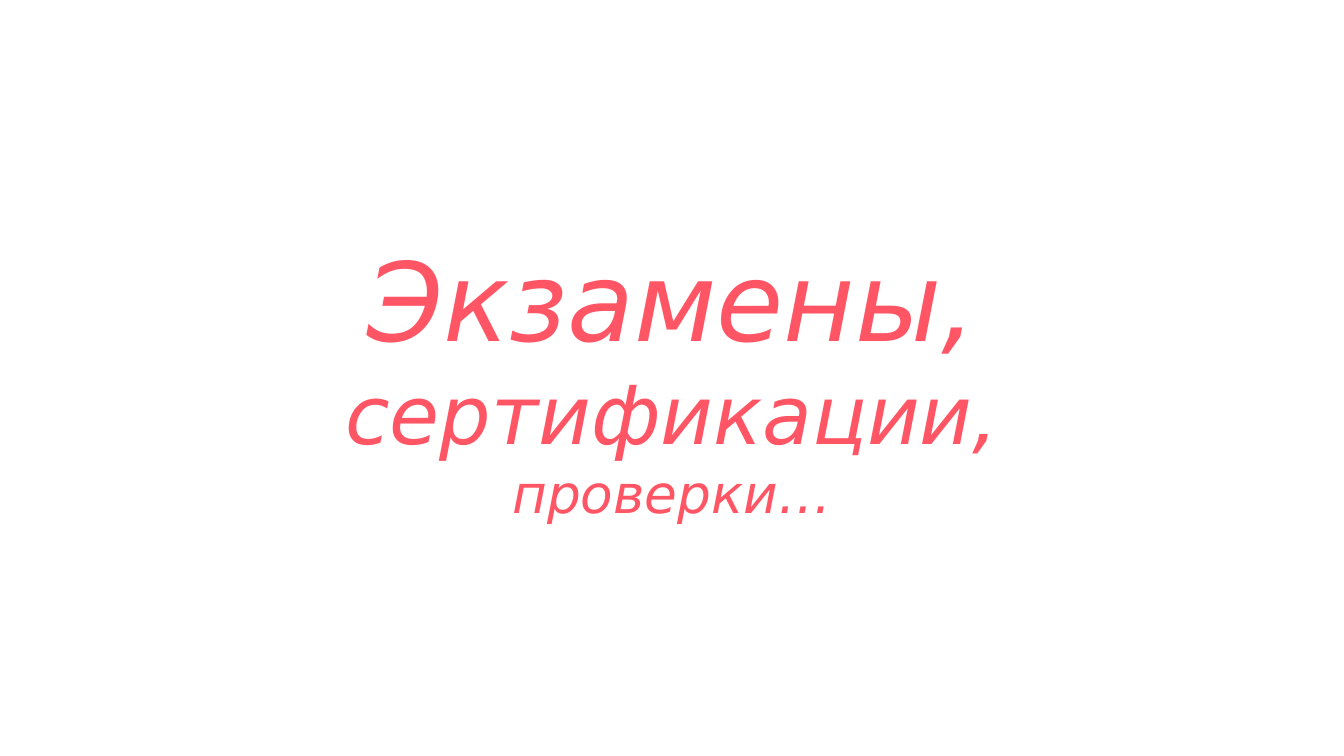
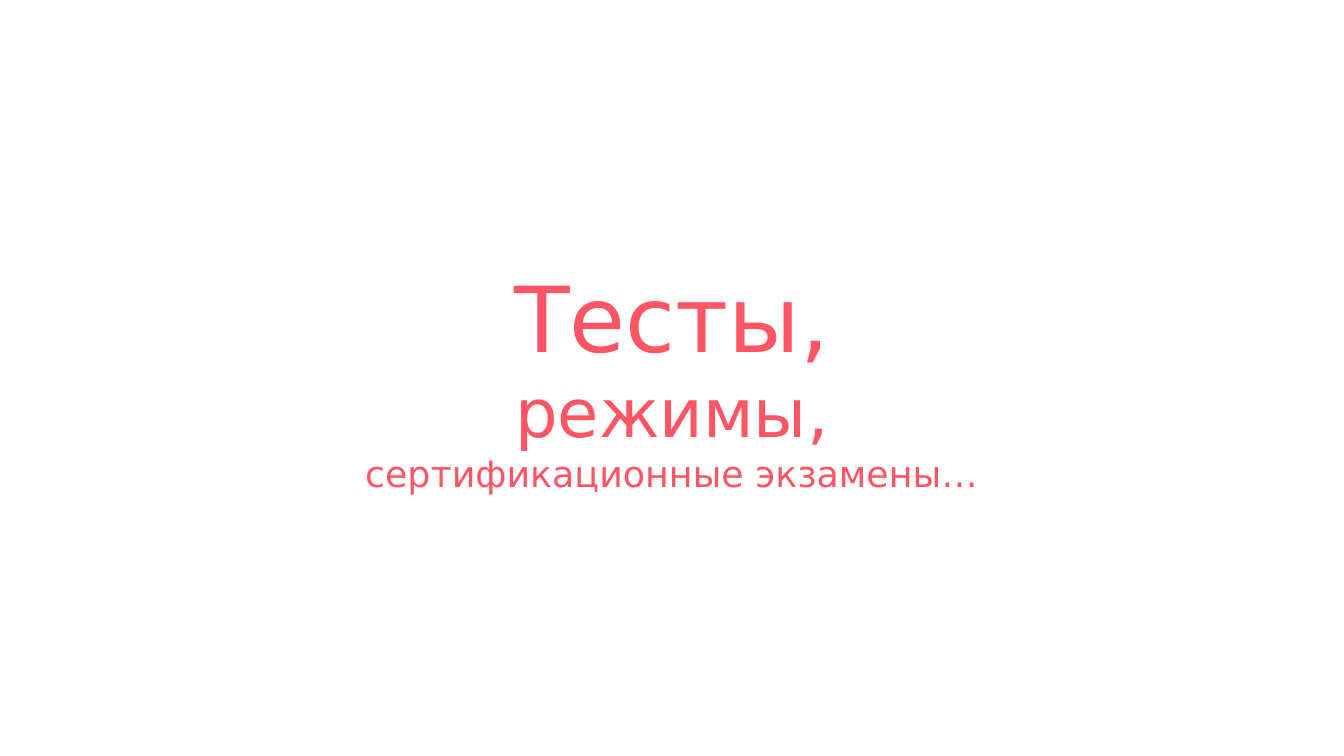
Before and after one commit to thecattest/testing-system, a slide deck: slide 3 of presentation.pptx. Drawn at 1344x756 pixels with LibreOffice and Linux fonts; fonts in the diff are those of the drawing. Boxes give left, top, right and bottom in pixels: in the first picture for what was removed or moved away, otherwise in the second. Text is boxed around its words. In the diff, an @@ line names an element or a change of style, - is before the commit and + after.

Commit message:
presentation

```diff
--- a/presentation.pptx
+++ b/presentation.pptx
@@ title at [365, 285, 977, 495]: text changed; size 58 to 26 pt; italic off @@
-Экзамены,
-сертификации,
-проверки…
+Тесты,
+режимы,
+сертификационные экзамены…
```
Also in this commit, not shown: 1 other slide changed, 18 slides added, 5 slides removed, 1 other file.
